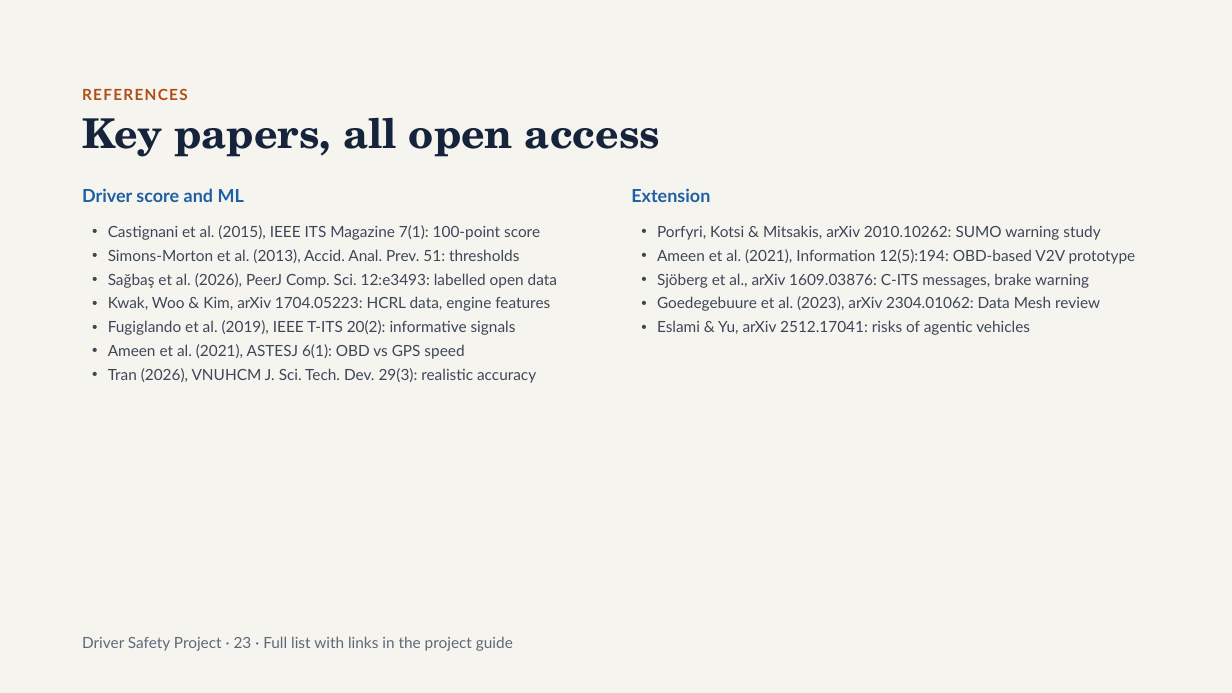
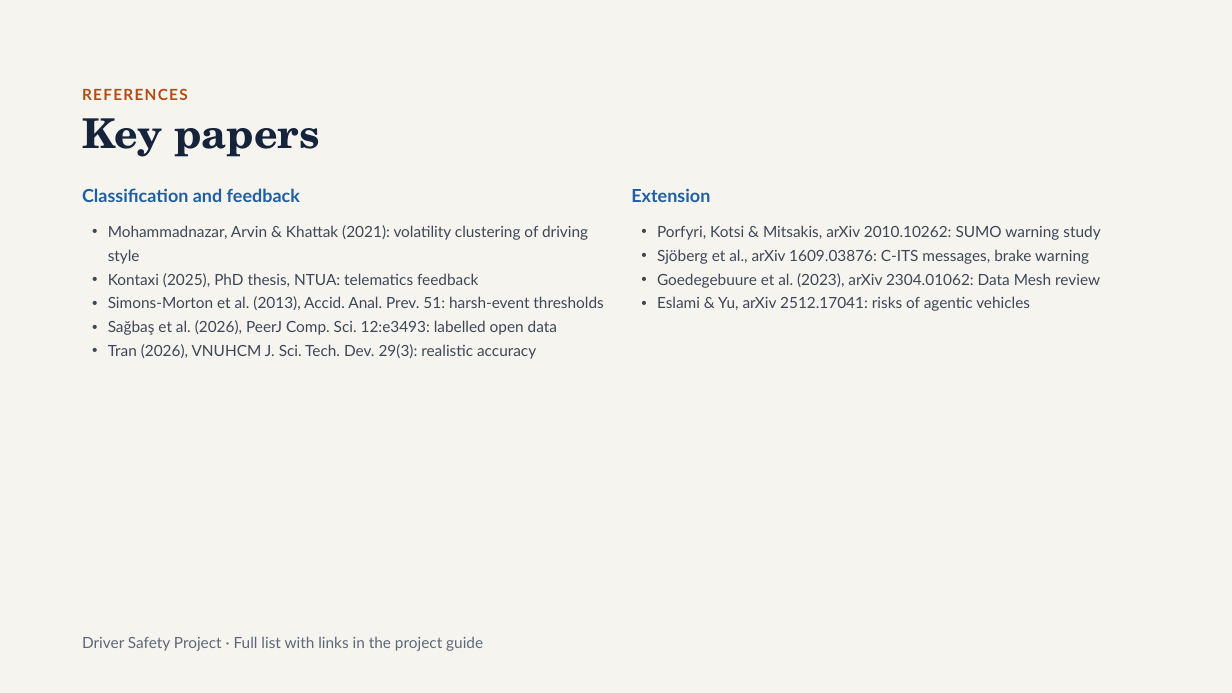
Before and after one commit to Osama-Gamil/Driver-Behaviour-PR, a slide deck: slide 45 of presentation/Driver_Safety_Project.pptx (slide 47 before the commit). Drawn at 1232x693 pixels with LibreOffice and Linux fonts; fonts in the diff are those of the drawing. Boxes give left, top, right and bottom in pixels: in the first picture for what was removed or moved away, otherwise in the second. Text is boxed around its words. In the diff, an @@ line names an element or a change of style, - is before the commit and + after.

Commit message:
update PPT

```diff
--- a/presentation/Driver_Safety_Project.pptx
+++ b/presentation/Driver_Safety_Project.pptx
@@ title at [82, 118, 319, 157]: text changed @@
-Key papers, all open access
+Key papers
@@ text at [82, 188, 300, 202]: text changed @@
-Driver score and ML
+Classification and feedback
@@ text at [108, 225, 603, 310]: text changed @@
-• Castignani et al. (2015), IEEE ITS Magazine 7(1): 100-point score
-• Simons-Morton et al. (2013), Accid. Anal. Prev. 51: thresholds
+• Mohammadnazar, Arvin & Khattak (2021): volatility clustering of driving style
+• Kontaxi (2025), PhD thesis, NTUA: telematics feedback
+• Simons-Morton et al. (2013), Accid. Anal. Prev. 51: harsh-event thresholds
@@ text at [657, 249, 1136, 264]: paragraph removed @@
-• Ameen et al. (2021), Information 12(5):194: OBD-based V2V prototype
@@ text at [108, 296, 550, 359]: paragraphs removed @@
-• Kwak, Woo & Kim, arXiv 1704.05223: HCRL data, engine features
-• Fugiglando et al. (2019), IEEE T-ITS 20(2): informative signals
-• Ameen et al. (2021), ASTESJ 6(1): OBD vs GPS speed
@@ text at [82, 636, 483, 651]: text changed @@
-Driver Safety Project · 23 · Full list with links in the project guide
+Driver Safety Project · Full list with links in the project guide
```
Also in this commit, not shown: 11 other slides changed, 1 slide added, 3 slides removed.
